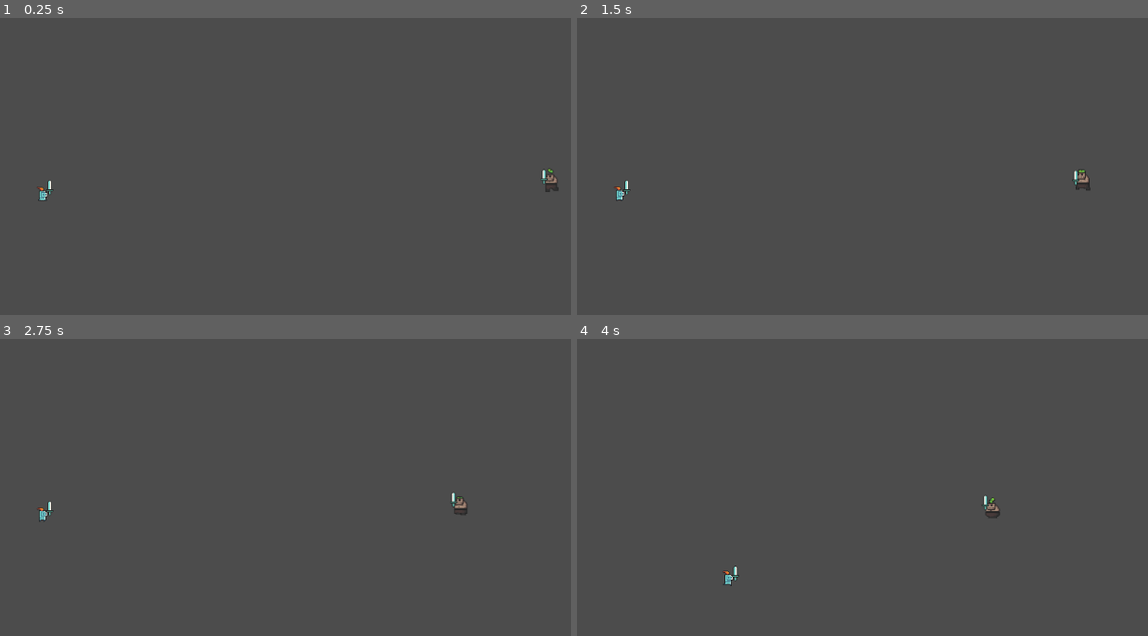
Above: before the commit, frames 1-4 (two rows, left to right).
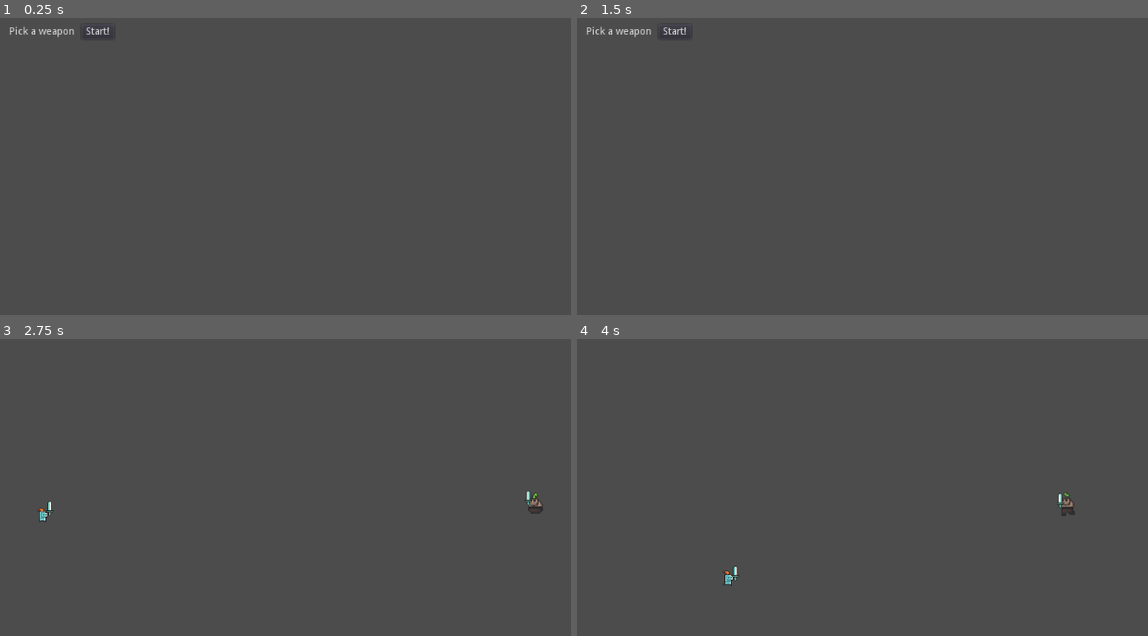
Above: after the commit, the same moments.

Repository: josephmbustamante/ludum-dare-45
Game: Godot game, scene res://Scenes/WeaponPickerScreen.tscn
The game is run twice, just before and just after one commit, with the same random seed, the same clock (stepped at 60 frames per second) and the same inputs. Before the commit the project starts from res://Scenes/Main.tscn.
Inputs (mouse positions are in pixels of both pictures, inside the frame that each line leads up to):
- Up to frame 1 (0.25 s): no input
- Up to frame 2 (1.5 s): click (616, 32) at 0.5 s, where only the run after the commit has a clickable "Pick a weapon"; click (674, 32) at 1.25 s, where only the run after the commit has a clickable "Start!"
- Up to frame 3 (2.75 s): click (97, 353) at 2 s, where only the run after the commit has a clickable "Start!"
- Up to frame 4 (4 s): move the mouse to (1085, 511) at 2.77 s; hold Right (right) 2.78-3.53 s; click (1085, 511) at 2.85 s; move the mouse to (776, 555) at 3.52 s; hold Down (down) from 3.53 s (still down); click (776, 555) at 3.6 s

The runs differ from the first frame. In frame 1, 0.4% of the frame differs, in the area x 1-98%, y 2-62%; in frame 2, 0.4%, in the area x 1-90%, y 2-62%; in frame 3, 0.3%; in frame 4, 0.2%.

Commit message:
Adds game start menu with weapon select.

Diff:
--- a/Scenes/Player.tscn
+++ b/Scenes/Player.tscn
@@ -1,33 +1,33 @@
 [gd_scene load_steps=15 format=2]
 
 [ext_resource path="res://Scripts/Player.gd" type="Script" id=1]
-[ext_resource path="res://Assets/Sprites/knight_m_idle_anim_f0.png" type="Texture" id=2]
-[ext_resource path="res://Assets/Sprites/knight_m_idle_anim_f1.png" type="Texture" id=3]
-[ext_resource path="res://Assets/Sprites/knight_m_idle_anim_f2.png" type="Texture" id=4]
-[ext_resource path="res://Assets/Sprites/knight_m_idle_anim_f3.png" type="Texture" id=5]
-[ext_resource path="res://Assets/Sprites/knight_m_run_anim_f0.png" type="Texture" id=6]
-[ext_resource path="res://Assets/Sprites/knight_m_run_anim_f1.png" type="Texture" id=7]
-[ext_resource path="res://Assets/Sprites/knight_m_run_anim_f2.png" type="Texture" id=8]
-[ext_resource path="res://Assets/Sprites/knight_m_run_anim_f3.png" type="Texture" id=9]
-[ext_resource path="res://Assets/Sprites/knight_m_hit_anim_f0.png" type="Texture" id=10]
+[ext_resource path="res://Assets/Sprites/knight_m_hit_anim_f0.png" type="Texture" id=2]
+[ext_resource path="res://Assets/Sprites/knight_m_idle_anim_f0.png" type="Texture" id=3]
+[ext_resource path="res://Assets/Sprites/knight_m_idle_anim_f1.png" type="Texture" id=4]
+[ext_resource path="res://Assets/Sprites/knight_m_idle_anim_f2.png" type="Texture" id=5]
+[ext_resource path="res://Assets/Sprites/knight_m_idle_anim_f3.png" type="Texture" id=6]
+[ext_resource path="res://Assets/Sprites/knight_m_run_anim_f0.png" type="Texture" id=7]
+[ext_resource path="res://Assets/Sprites/knight_m_run_anim_f1.png" type="Texture" id=8]
+[ext_resource path="res://Assets/Sprites/knight_m_run_anim_f2.png" type="Texture" id=9]
+[ext_resource path="res://Assets/Sprites/knight_m_run_anim_f3.png" type="Texture" id=10]
 [ext_resource path="res://Scenes/Weapon.tscn" type="PackedScene" id=11]
 [ext_resource path="res://Resources/HitAnimation.tres" type="Animation" id=12]
 
 [sub_resource type="SpriteFrames" id=1]
 animations = [ {
-"frames": [ ExtResource( 2 ), ExtResource( 3 ), ExtResource( 4 ), ExtResource( 5 ) ],
+"frames": [ ExtResource( 2 ) ],
+"loop": true,
+"name": "hit",
+"speed": 12.0
+}, {
+"frames": [ ExtResource( 3 ), ExtResource( 4 ), ExtResource( 5 ), ExtResource( 6 ) ],
 "loop": true,
 "name": "idle",
 "speed": 12.0
 }, {
-"frames": [ ExtResource( 6 ), ExtResource( 7 ), ExtResource( 8 ), ExtResource( 9 ) ],
+"frames": [ ExtResource( 7 ), ExtResource( 8 ), ExtResource( 9 ), ExtResource( 10 ) ],
 "loop": true,
 "name": "run",
-"speed": 12.0
-}, {
-"frames": [ ExtResource( 10 ) ],
-"loop": true,
-"name": "hit",
 "speed": 12.0
 } ]
 
--- /dev/null
+++ b/Scenes/WeaponPickerScreen.tscn
@@ -0,0 +1,35 @@
+[gd_scene load_steps=2 format=2]
+
+[ext_resource path="res://Scripts/WeaponPickerScreen.gd" type="Script" id=1]
+
+[node name="MarginContainer" type="MarginContainer"]
+margin_left = 40.0
+margin_top = 40.0
+margin_right = 40.0
+margin_bottom = 40.0
+script = ExtResource( 1 )
+
+[node name="HBoxContainer" type="HBoxContainer" parent="."]
+margin_right = 151.0
+margin_bottom = 20.0
+
+[node name="VBoxContainer" type="VBoxContainer" parent="HBoxContainer"]
+margin_right = 102.0
+margin_bottom = 20.0
+
+[node name="MenuButton" type="MenuButton" parent="HBoxContainer/VBoxContainer"]
+margin_right = 102.0
+margin_bottom = 20.0
+text = "Pick a weapon"
+items = [ "Sword", null, 0, false, false, 1, 0, null, "", false, "Axe", null, 0, false, false, -1, 0, null, "", false ]
+
+[node name="VBoxContainer2" type="VBoxContainer" parent="HBoxContainer"]
+margin_left = 106.0
+margin_right = 151.0
+margin_bottom = 20.0
+
+[node name="Button" type="Button" parent="HBoxContainer/VBoxContainer2"]
+margin_right = 45.0
+margin_bottom = 20.0
+text = "Start!"
+[connection signal="pressed" from="HBoxContainer/VBoxContainer2/Button" to="." method="_on_Start_Button_pressed"]
--- /dev/null
+++ b/Scripts/Global.gd
@@ -0,0 +1,36 @@
+extends Node
+
+var current_scene = null
+
+func _ready():
+    var root = get_tree().get_root()
+    current_scene = root.get_child(root.get_child_count() - 1)
+
+func goto_scene(path):
+    # This function will usually be called from a signal callback,
+    # or some other function in the current scene.
+    # Deleting the current scene at this point is
+    # a bad idea, because it may still be executing code.
+    # This will result in a crash or unexpected behavior.
+
+    # The solution is to defer the load to a later time, when
+    # we can be sure that no code from the current scene is running:
+
+    call_deferred("_deferred_goto_scene", path)
+
+
+func _deferred_goto_scene(path):
+    # It is now safe to remove the current scene
+    current_scene.free()
+
+    # Load the new scene.
+    var s = ResourceLoader.load(path)
+
+    # Instance the new scene.
+    current_scene = s.instance()
+
+    # Add it to the active scene, as child of root.
+    get_tree().get_root().add_child(current_scene)
+
+    # Optionally, to make it compatible with the SceneTree.change_scene() API.
+    get_tree().set_current_scene(current_scene)
--- /dev/null
+++ b/Scripts/WeaponPickerScreen.gd
@@ -0,0 +1,13 @@
+extends MarginContainer
+
+# Declare member variables here. Examples:
+# var a = 2
+# var b = "text"
+
+# Called when the node enters the scene tree for the first time.
+func _ready():
+	pass # Replace with function body.
+
+func _on_Start_Button_pressed():
+	print("Button pressed")
+	Global.goto_scene("res://Scenes/Main.tscn")
--- a/project.godot
+++ b/project.godot
@@ -16,8 +16,12 @@
 [application]
 
 config/name="ludum-dare-45"
-run/main_scene="res://Scenes/Main.tscn"
+run/main_scene="res://Scenes/WeaponPickerScreen.tscn"
 config/icon="res://icon.png"
+
+[autoload]
+
+Global="*res://Scripts/Global.gd"
 
 [input]
 
